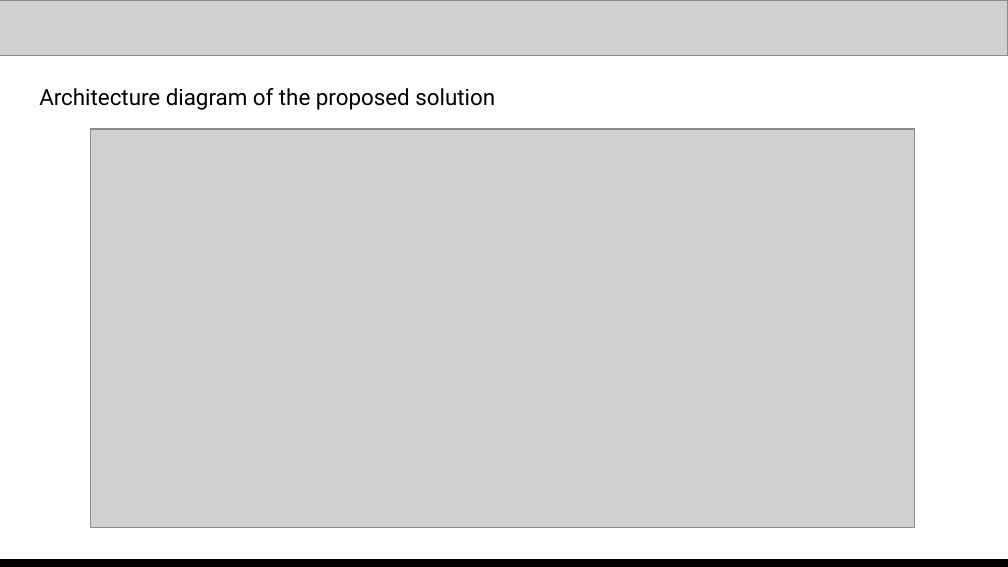
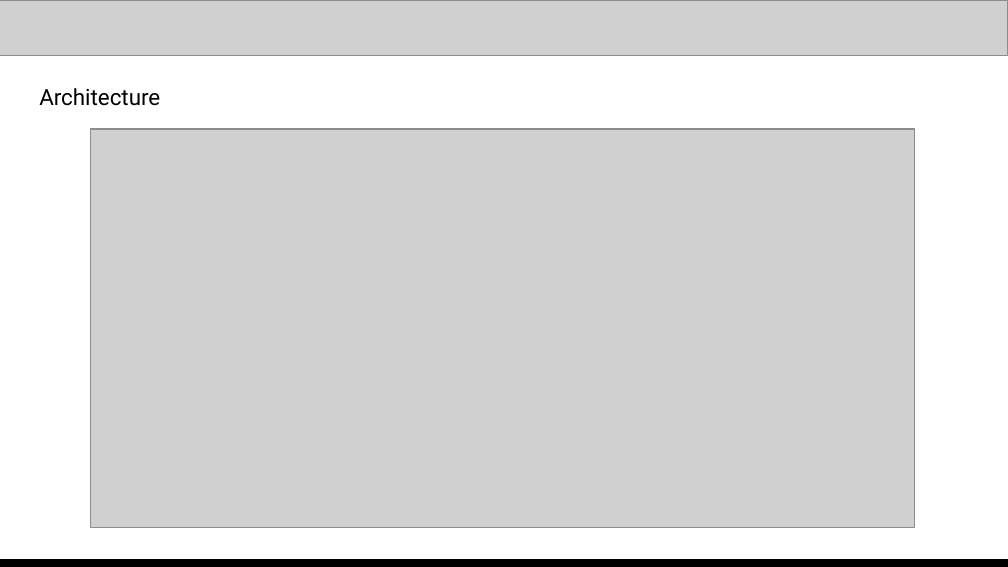
Before and after one commit to changhyeonnam/ghack, a slide deck: slide 8 of presentation/LedgerLens_AI_Builder_Cup_Submission.pptx. Drawn at 1008x567 pixels with LibreOffice and Linux fonts; fonts in the diff are those of the drawing; grey boxes stand for pictures. Boxes give left, top, right and bottom in pixels: in the first picture for what was removed or moved away, otherwise in the second. Text is boxed around its words. In the diff, an @@ line names an element or a change of style, - is before the commit and + after.

Commit message:
Copy edit README and deck text; strip image metadata; budget cap wording
- README and deck copy reads more naturally; numbers, names, URLs and code unchanged.
- Remove embedded tool metadata from screenshot and diagram images (pixels unchanged).
- Tech slide: the USD cap is shared by all instances (persisted), not per process.

```diff
--- a/presentation/LedgerLens_AI_Builder_Cup_Submission.pptx
+++ b/presentation/LedgerLens_AI_Builder_Cup_Submission.pptx
@@ text at box(39, 88, 160, 106): text changed @@
-Architecture diagram of the proposed solution
+Architecture
```
Also in this commit, not shown: 12 other slides changed, 15 other files.
